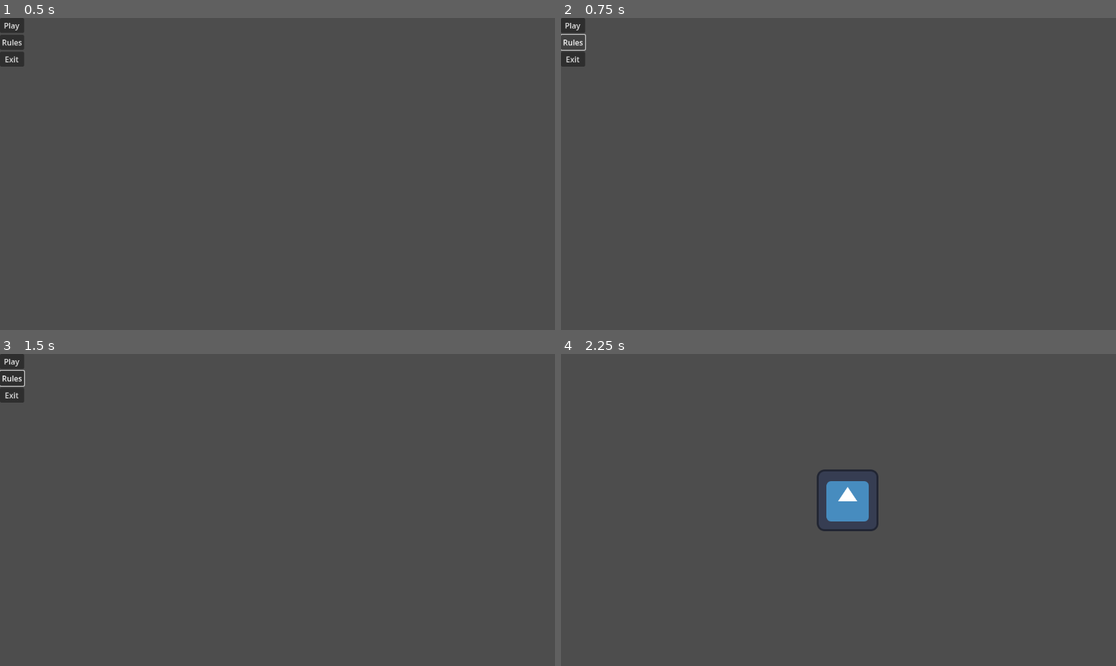
Above: before the commit, frames 1-4 (two rows, left to right).
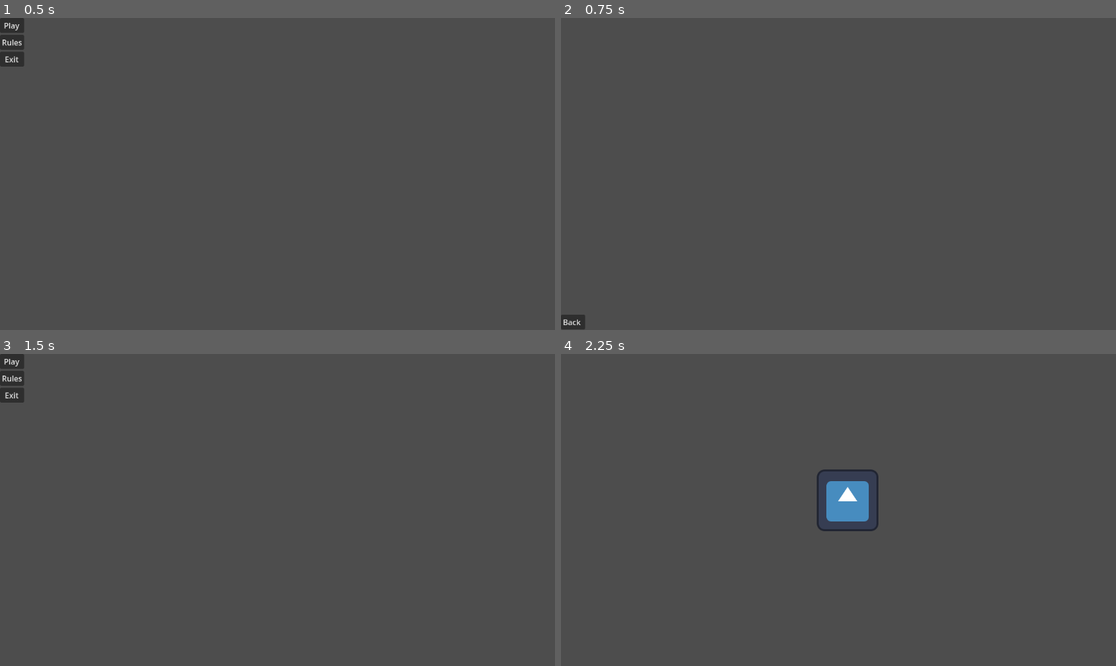
Above: after the commit, the same moments.

Repository: RiadMefti/hackaton-game
Game: Godot game, scene res://GameMenu/menu.tscn
Same seed, same stepped clock (60 frames per second), same inputs: the game is played once before the commit and once after it. The engine's default icon, where the game draws it, is replaced by a stand-in: a white triangle on a blue panel in a dark square.
Inputs (mouse positions are in pixels of both pictures, inside the frame that each line leads up to):
- Up to frame 1 (0.5 s): no input
- Up to frame 2 (0.75 s): click "Rules" at 0.5 s
- Up to frame 3 (1.5 s): click (11, 656) at 1.25 s, where only the run after the commit has a clickable "Back"
- Up to frame 4 (2.25 s): click "Play" at 2 s

Frame 1 is identical in both runs. In frame 2, 0.6% of the frame differs, in the area x 0-5%, y 0-100%; in frame 3, less than 0.1%; in frame 4, nothing differs.

Commit message:
More buttons

Diff:
--- /dev/null
+++ b/GameMenu/BackButton.gd
@@ -0,0 +1,6 @@
+extends Button
+
+
+
+func _on_pressed():
+	get_tree().change_scene_to_file("res://GameMenu/menu.tscn")
--- /dev/null
+++ b/GameMenu/Rules.tscn
@@ -0,0 +1,21 @@
+[gd_scene load_steps=2 format=3 uid="uid://cpqrr3uhuewwm"]
+
+[ext_resource type="Script" path="res://GameMenu/BackButton.gd" id="1_q1ykl"]
+
+[node name="Control" type="Control"]
+layout_mode = 3
+anchors_preset = 15
+anchor_right = 1.0
+anchor_bottom = 1.0
+grow_horizontal = 2
+grow_vertical = 2
+
+[node name="BackButton" type="Button" parent="."]
+layout_mode = 0
+offset_top = 616.0
+offset_right = 50.0
+offset_bottom = 647.0
+text = "Back "
+script = ExtResource("1_q1ykl")
+
+[connection signal="pressed" from="BackButton" to="BackButton" method="_on_pressed"]
--- a/Menu.gd
+++ b/Menu.gd
@@ -7,10 +7,9 @@
 
 #Rules button
 func _on_rules_pressed():
-	pass # Replace with function body.
+	get_tree().change_scene_to_file("res://GameMenu/Rules.tscn")
 
 
 #Exit button
 func _on_quit_pressed():
-
-	get_tree().quit
+	get_tree().quit()
--- a/project.godot
+++ b/project.godot
@@ -15,6 +15,29 @@
 config/features=PackedStringArray("4.2", "Mobile")
 config/icon="res://icon.svg"
 
+[input]
+
+move_up={
+"deadzone": 0.5,
+"events": [Object(InputEventKey,"resource_local_to_scene":false,"resource_name":"","device":-1,"window_id":0,"alt_pressed":false,"shift_pressed":false,"ctrl_pressed":false,"meta_pressed":false,"pressed":false,"keycode":0,"physical_keycode":87,"key_label":0,"unicode":119,"echo":false,"script":null)
+]
+}
+move_down={
+"deadzone": 0.5,
+"events": [Object(InputEventKey,"resource_local_to_scene":false,"resource_name":"","device":-1,"window_id":0,"alt_pressed":false,"shift_pressed":false,"ctrl_pressed":false,"meta_pressed":false,"pressed":false,"keycode":0,"physical_keycode":83,"key_label":0,"unicode":115,"echo":false,"script":null)
+]
+}
+move_right={
+"deadzone": 0.5,
+"events": [Object(InputEventKey,"resource_local_to_scene":false,"resource_name":"","device":-1,"window_id":0,"alt_pressed":false,"shift_pressed":false,"ctrl_pressed":false,"meta_pressed":false,"pressed":false,"keycode":0,"physical_keycode":68,"key_label":0,"unicode":100,"echo":false,"script":null)
+]
+}
+move_left={
+"deadzone": 0.5,
+"events": [Object(InputEventKey,"resource_local_to_scene":false,"resource_name":"","device":-1,"window_id":0,"alt_pressed":false,"shift_pressed":false,"ctrl_pressed":false,"meta_pressed":false,"pressed":false,"keycode":0,"physical_keycode":65,"key_label":0,"unicode":97,"echo":false,"script":null)
+]
+}
+
 [rendering]
 
 renderer/rendering_method="mobile"
